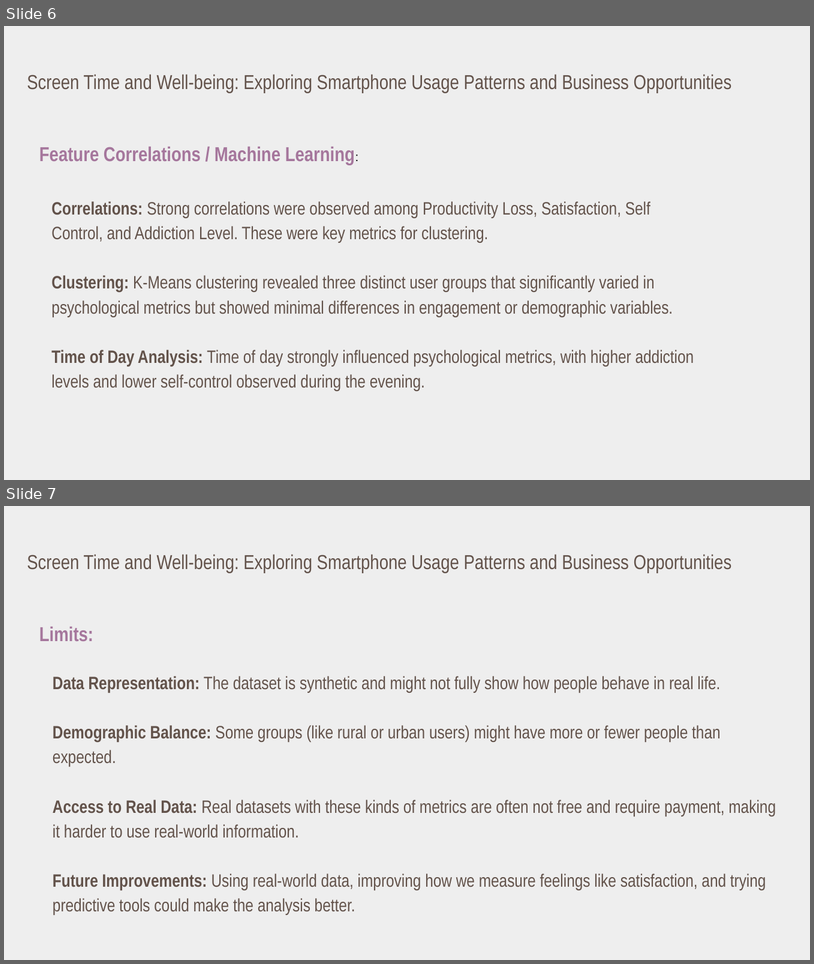
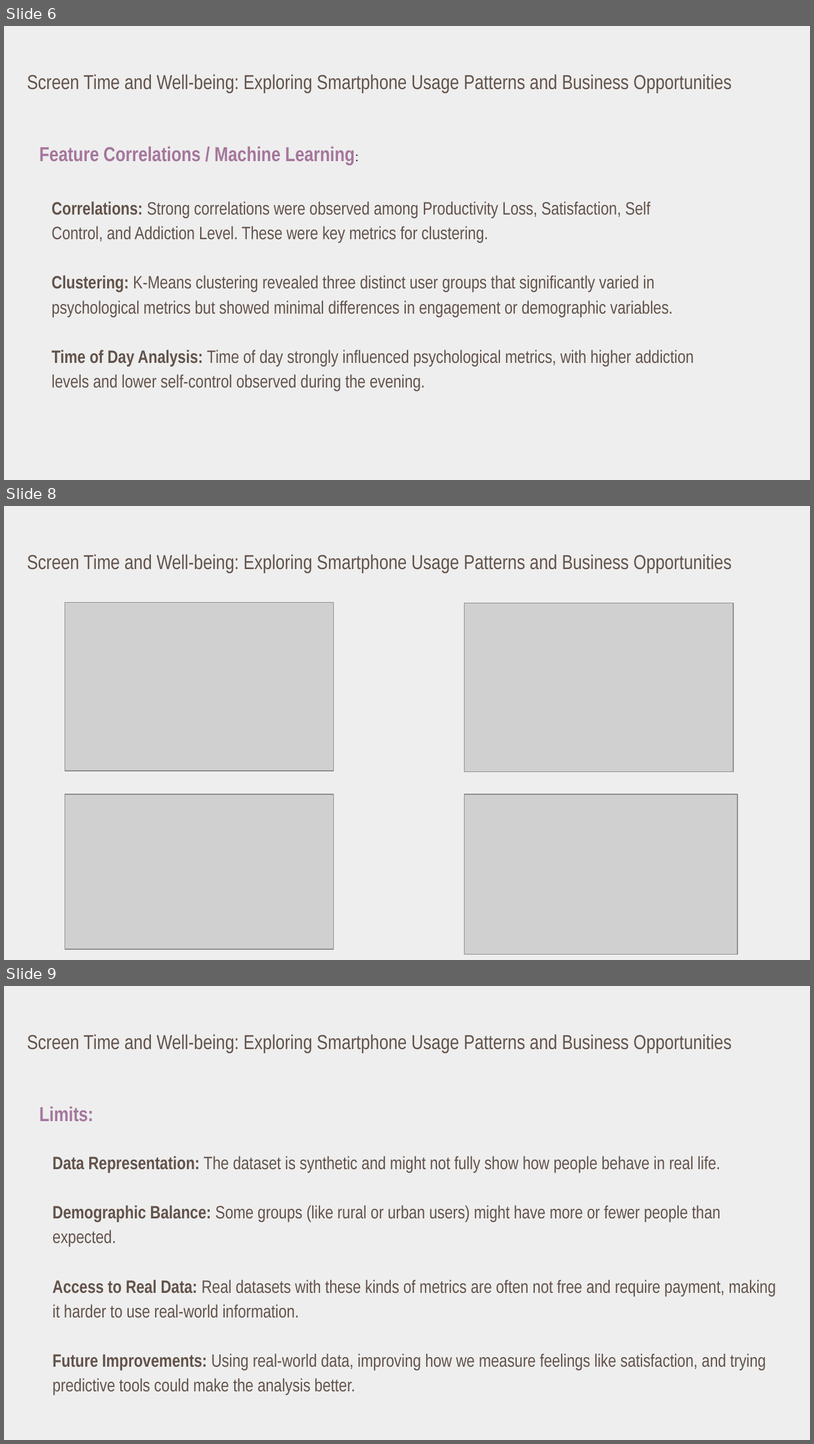
Before and after one commit to ValentinaBogdanova/Screen_Time_and_Well_being_analysis, a slide deck: Final Project.pptx. Shown one above the other, each under a label of ours: slides 6 and 7 before the commit, slides 6, 8 and 9 after it; the slides between them are not shown. The pictures are 814x964 and 814x1444 pixels, drawn with LibreOffice and Linux fonts; fonts in the diff are those of the drawing; grey boxes stand for pictures. Boxes give left, top, right and bottom in pixels: in the first picture for what was removed or moved away, otherwise in the second. Text is boxed around its words. In the diff, an @@ line names an element or a change of style, - is before the commit and + after.

```diff
--- a/Final Project.pptx
+++ b/Final Project.pptx
@@ slide 8 added at <box>4,506,810,960</box>, background #EEEEEE @@
@@ text added at <box>27,554,732,573</box>, 18 pt, text #62524A @@
+Screen Time and Well-being: Exploring Smartphone Usage Patterns and Business Opportunities
@@ picture added at <box>65,602,333,771</box> @@
@@ picture added at <box>464,603,733,771</box> @@
@@ picture added at <box>65,794,333,949</box> @@
@@ picture added at <box>464,794,738,954</box> @@
@@ what was slide 7 is now slide 9 @@
```
Also in this commit, not shown: 2 slides changed, 1 other slide added, 3 other files.
